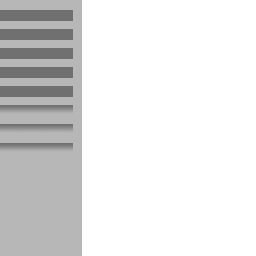
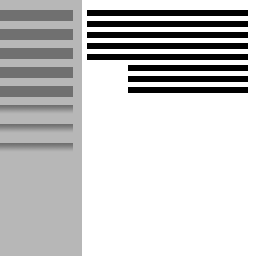
Revision of a layered 256×256 image; what changed, layer by layer:
added layer "text-8" above "text-7" over box(128, 87, 248, 93)
added layer "text-7" above "text-6" over box(128, 76, 248, 82)
added layer "text-6" above "text-5" over box(128, 65, 248, 71)
added layer "text-5" above "text-4" over box(87, 54, 248, 60)
added layer "text-4" above "text-3" over box(87, 43, 248, 49)
added layer "text-3" above "text-2" over box(87, 32, 248, 38)
added layer "text-2" above "text-1" over box(87, 21, 248, 27)
added layer "text-1" above "settings-page6" over box(87, 10, 248, 16)
